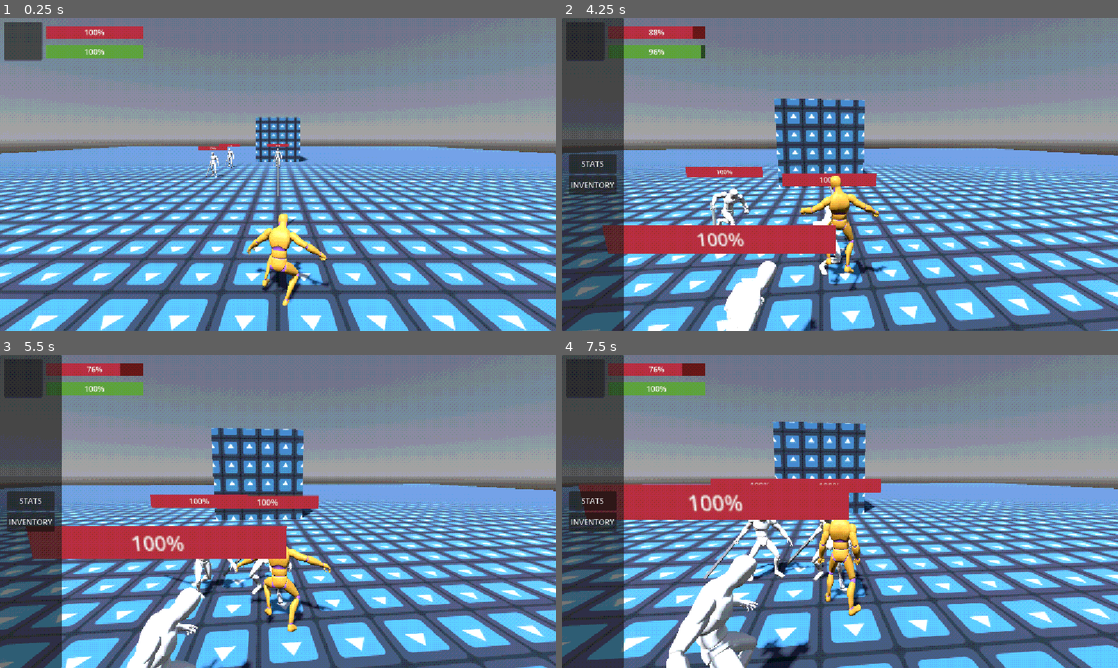
Above: before the commit, frames 1-4 (two rows, left to right).
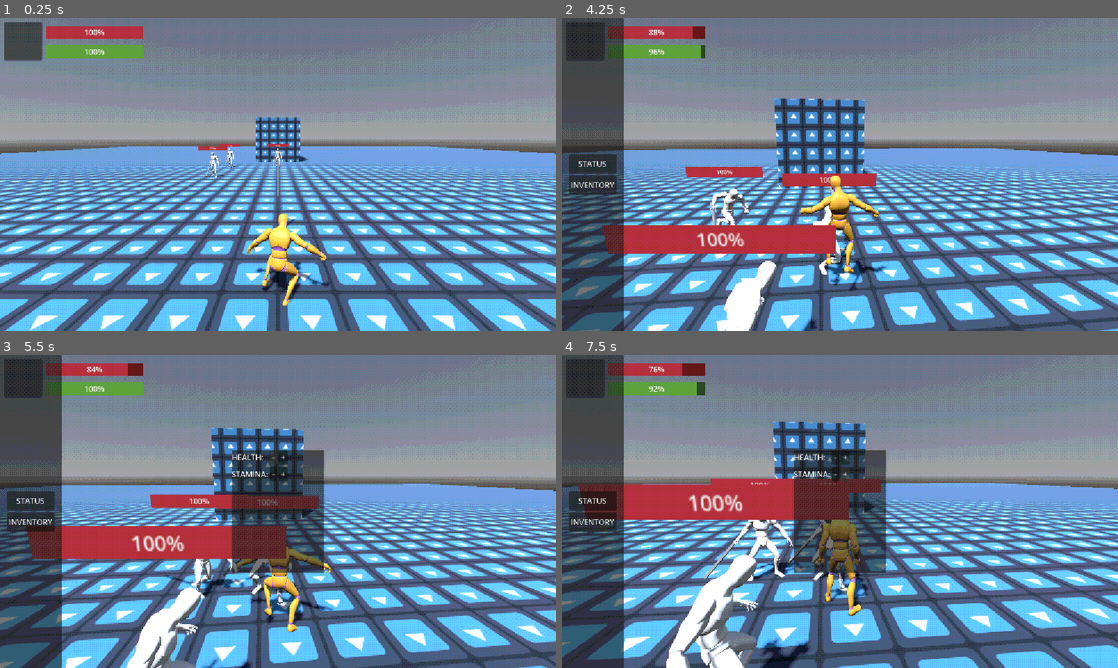
Above: after the commit, the same moments.

Repository: Zycostan/wynnsouls
Game: Godot game, scene res://scenes/regions/world.tscn
Two runs of this game, one before a commit and one after it. Both use one fixed random seed, a clock stepped at 60 frames per second and the inputs below. The project has no main scene, so this scene is started directly. The engine's default icon, where the game draws it, is replaced by a stand-in: a white triangle on a blue panel in a dark square.
Inputs (mouse positions are in pixels of both pictures, inside the frame that each line leads up to):
- Up to frame 1 (0.25 s): no input
- Up to frame 2 (4.25 s): tap Enter (ui_accept) at 0.5 s; move the mouse to (867, 174) at 0.52 s; hold W (forward) from 0.53 s (still down); click (867, 174) at 0.6 s; tap Space (jump) at 0.77, 1.52, 3.02, 3.77 s; move the mouse to (812, 174) at 1.27 s; tap Tab (parry) at 1.35 s; click (812, 174) at 1.42 s; move the mouse to (851, 168) at 2.02 s; hold Shift (sprint) 2.03-2.78 s; click (851, 168) at 2.17 s; move the mouse to (834, 180) at 2.77 s; click (834, 180) at 2.85 s; move the mouse to (878, 177) at 3.52 s; hold Tab (parry) from 3.53 s (still down); click (878, 177) at 3.67 s; tap Escape (mouse_mode_switch) at 4.15 s
- Up to frame 3 (5.5 s): release W (forward) at 4.25 s; release Tab (parry) at 4.25 s; click "STATS" (after the commit: "STATUS") at 4.25 s; click (272, 458) at 5 s, where only the run after the commit has a clickable "-"
- Up to frame 4 (7.5 s): click (845, 458) at 5.75 s, where only the run after the commit has a clickable "+"; click (834, 473) at 6.5 s, where only the run after the commit has a clickable "-"; click (845, 473) at 7.25 s, where only the run after the commit has a clickable "+"

The runs differ from the first frame. In frame 2, less than 0.1% of the frame differs, in the area x 3-8%, y 45-48%; in frame 3, 6.1%; in frame 4, 6.2%, in the area x 3-59%, y 8-70%.

Commit message:
added basic stat changing, crazy

Diff:
--- /dev/null
+++ b/assets/ui/ui_theme.tres
@@ -0,0 +1,18 @@
+[gd_resource type="Theme" format=3 uid="uid://bhl65i2ne3e25"]
+
+[sub_resource type="StyleBoxTexture" id="StyleBoxTexture_whkkh"]
+
+[sub_resource type="StyleBoxTexture" id="StyleBoxTexture_y2m6h"]
+
+[sub_resource type="StyleBoxTexture" id="StyleBoxTexture_wjyk4"]
+
+[sub_resource type="StyleBoxTexture" id="StyleBoxTexture_wlodw"]
+
+[sub_resource type="StyleBoxTexture" id="StyleBoxTexture_henbc"]
+
+[resource]
+Button/styles/disabled = SubResource("StyleBoxTexture_whkkh")
+Button/styles/focus = SubResource("StyleBoxTexture_y2m6h")
+Button/styles/hover = SubResource("StyleBoxTexture_wjyk4")
+Button/styles/normal = SubResource("StyleBoxTexture_wlodw")
+Button/styles/pressed = SubResource("StyleBoxTexture_henbc")
--- a/scenes/player/player.tscn
+++ b/scenes/player/player.tscn
@@ -25,7 +25,7 @@
 script = ExtResource("4_p47bc")
 
 [node name="PlayerCamera" type="Camera3D" parent="Cam" unique_id=1169122688]
-transform = Transform3D(-1, 0, 8.742278e-08, 1.5180806e-08, 0.9848078, 0.1736482, -8.609462e-08, 0.1736482, -0.9848078, 0, 2.2, -3.1999998)
+transform = Transform3D(-1, -1.0805154e-08, 1.4870183e-07, 1.5180804e-08, 0.9848077, 0.1736482, -1.4831902e-07, 0.1736482, -0.9848077, 0, 2.2, -3.1999998)
 
 [node name="collider" type="CollisionShape3D" parent="." unique_id=1338084682]
 transform = Transform3D(1, 0, 0, 0, 1, 0, 0, 0, 1, 0, 1, 0)
--- a/scenes/regions/world.tscn
+++ b/scenes/regions/world.tscn
@@ -10,6 +10,7 @@
 [ext_resource type="Resource" uid="uid://dhonavqlbymat" path="res://resources/item/weapon/basic_sword.tres" id="6_osun5"]
 [ext_resource type="PackedScene" uid="uid://csrbn4wplt821" path="res://scenes/ui/inventory/inventory_dialog.tscn" id="6_u3dv3"]
 [ext_resource type="Script" uid="uid://dme6ngphhmh3n" path="res://scripts/player/inventory/equipped_slot_hud.gd" id="6_uhfei"]
+[ext_resource type="PackedScene" uid="uid://cgwa3s4trpkci" path="res://scenes/ui/status_dialog.tscn" id="11_y2m6h"]
 
 [sub_resource type="ShaderMaterial" id="ShaderMaterial_ql63m"]
 shader = ExtResource("2_whkkh")
@@ -122,7 +123,7 @@
 custom_minimum_size = Vector2(0, 40)
 layout_mode = 2
 size_flags_horizontal = 3
-text = "STATS"
+text = "STATUS"
 
 [node name="InventoryButton" type="Button" parent="SubViewportContainer/SubViewport/UIRoot/ui_hub/HBoxContainer/VBoxContainer" unique_id=372697553]
 custom_minimum_size = Vector2(0, 40)
@@ -156,4 +157,20 @@
 offset_right = 48.5
 offset_bottom = 17.5
 
+[node name="StatusDialog" parent="SubViewportContainer/SubViewport/UIRoot" unique_id=650020287 node_paths=PackedStringArray("player") instance=ExtResource("11_y2m6h")]
+visible = false
+anchors_preset = 8
+anchor_left = 0.5
+anchor_top = 0.5
+anchor_right = 0.5
+anchor_bottom = 0.5
+offset_left = -96.0
+offset_top = -128.0
+offset_right = 96.0
+offset_bottom = 128.0
+grow_horizontal = 2
+grow_vertical = 2
+player = NodePath("../../player")
+
+[connection signal="pressed" from="SubViewportContainer/SubViewport/UIRoot/ui_hub/HBoxContainer/VBoxContainer/StatsButton" to="SubViewportContainer/SubViewport/UIRoot" method="_on_stats_button_pressed"]
 [connection signal="pressed" from="SubViewportContainer/SubViewport/UIRoot/ui_hub/HBoxContainer/VBoxContainer/InventoryButton" to="SubViewportContainer/SubViewport/UIRoot" method="_on_inventory_button_pressed"]
--- /dev/null
+++ b/scenes/ui/status_dialog.tscn
@@ -0,0 +1,46 @@
+[gd_scene format=3 uid="uid://cgwa3s4trpkci"]
+
+[ext_resource type="Script" uid="uid://251ysq3hyww8" path="res://scripts/general/generalui/status_dialog.gd" id="1_ohwi2"]
+
+[node name="StatusDialog" type="PanelContainer" unique_id=650020287]
+offset_right = 192.0
+offset_bottom = 256.0
+script = ExtResource("1_ohwi2")
+
+[node name="VBoxContainer" type="VBoxContainer" parent="." unique_id=666079778]
+layout_mode = 2
+alignment = 1
+
+[node name="GridContainer" type="GridContainer" parent="VBoxContainer" unique_id=1069917217]
+layout_mode = 2
+size_flags_vertical = 3
+columns = 3
+
+[node name="HealthStatLabel" type="Label" parent="VBoxContainer/GridContainer" unique_id=1227410444]
+layout_mode = 2
+text = "HEALTH:"
+
+[node name="removeStatPointH" type="Button" parent="VBoxContainer/GridContainer" unique_id=31601729]
+layout_mode = 2
+text = "-"
+
+[node name="addStatpointH" type="Button" parent="VBoxContainer/GridContainer" unique_id=1383654112]
+layout_mode = 2
+text = "+"
+
+[node name="StaminaStatLabel" type="Label" parent="VBoxContainer/GridContainer" unique_id=2101955278]
+layout_mode = 2
+text = "STAMINA:"
+
+[node name="removeStatPointSt" type="Button" parent="VBoxContainer/GridContainer" unique_id=697054930]
+layout_mode = 2
+text = "-"
+
+[node name="addStatpointSt" type="Button" parent="VBoxContainer/GridContainer" unique_id=501082022]
+layout_mode = 2
+text = "+"
+
+[connection signal="pressed" from="VBoxContainer/GridContainer/removeStatPointH" to="." method="_on_remove_stat_point_h_pressed"]
+[connection signal="pressed" from="VBoxContainer/GridContainer/addStatpointH" to="." method="_on_add_statpoint_h_pressed"]
+[connection signal="pressed" from="VBoxContainer/GridContainer/removeStatPointSt" to="." method="_on_remove_stat_point_st_pressed"]
+[connection signal="pressed" from="VBoxContainer/GridContainer/addStatpointSt" to="." method="_on_add_statpoint_st_pressed"]
--- /dev/null
+++ b/scripts/general/generalui/status_dialog.gd
@@ -0,0 +1,32 @@
+extends PanelContainer
+class_name StatusDialog
+
+@export var player : Player
+
+func upgrade_health():
+	player.model.resources.max_health += 10
+
+func degrade_health():
+	player.model.resources.max_health -= 10
+
+func upgrade_stamina():
+	player.model.resources.max_stamina += 10
+
+func degrade_stamina():
+	player.model.resources.max_stamina -= 10
+
+
+func _on_remove_stat_point_h_pressed() -> void:
+	degrade_health()
+
+
+func _on_add_statpoint_h_pressed() -> void:
+	upgrade_health()
+
+
+func _on_remove_stat_point_st_pressed() -> void:
+	degrade_stamina()
+
+
+func _on_add_statpoint_st_pressed() -> void:
+	upgrade_stamina()
--- a/scripts/general/generalui/ui_root.gd
+++ b/scripts/general/generalui/ui_root.gd
@@ -2,10 +2,10 @@
 
 @export var player : Player
 
+@onready var status_dialog = $StatusDialog as StatusDialog
 @onready var inventory_dialog = %InventoryDialog as InventoryDialog
 @onready var equipped_slot = $EquippedSlot as EquippedSlotHud
 @onready var ui_hub: Panel = $ui_hub
-
 
 func _ready() -> void:
 	equipped_slot.bind(player.inventory)
@@ -20,8 +20,14 @@
 			ui_hub.show()
 		if inventory_dialog.visible:
 			inventory_dialog.hide()
+		if status_dialog.visible:
+			status_dialog.hide()
 
 
 
 func _on_inventory_button_pressed() -> void:
 	inventory_dialog.open(player.inventory)
+
+
+func _on_stats_button_pressed() -> void:
+	status_dialog.show()
Not shown, added: scripts/general/generalui/status_dialog.gd.uid
